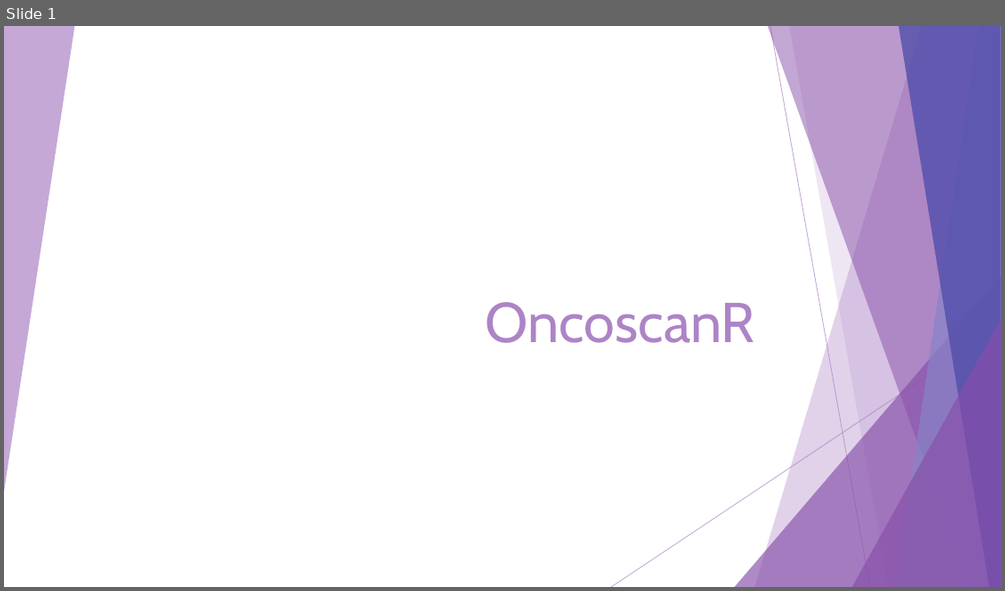
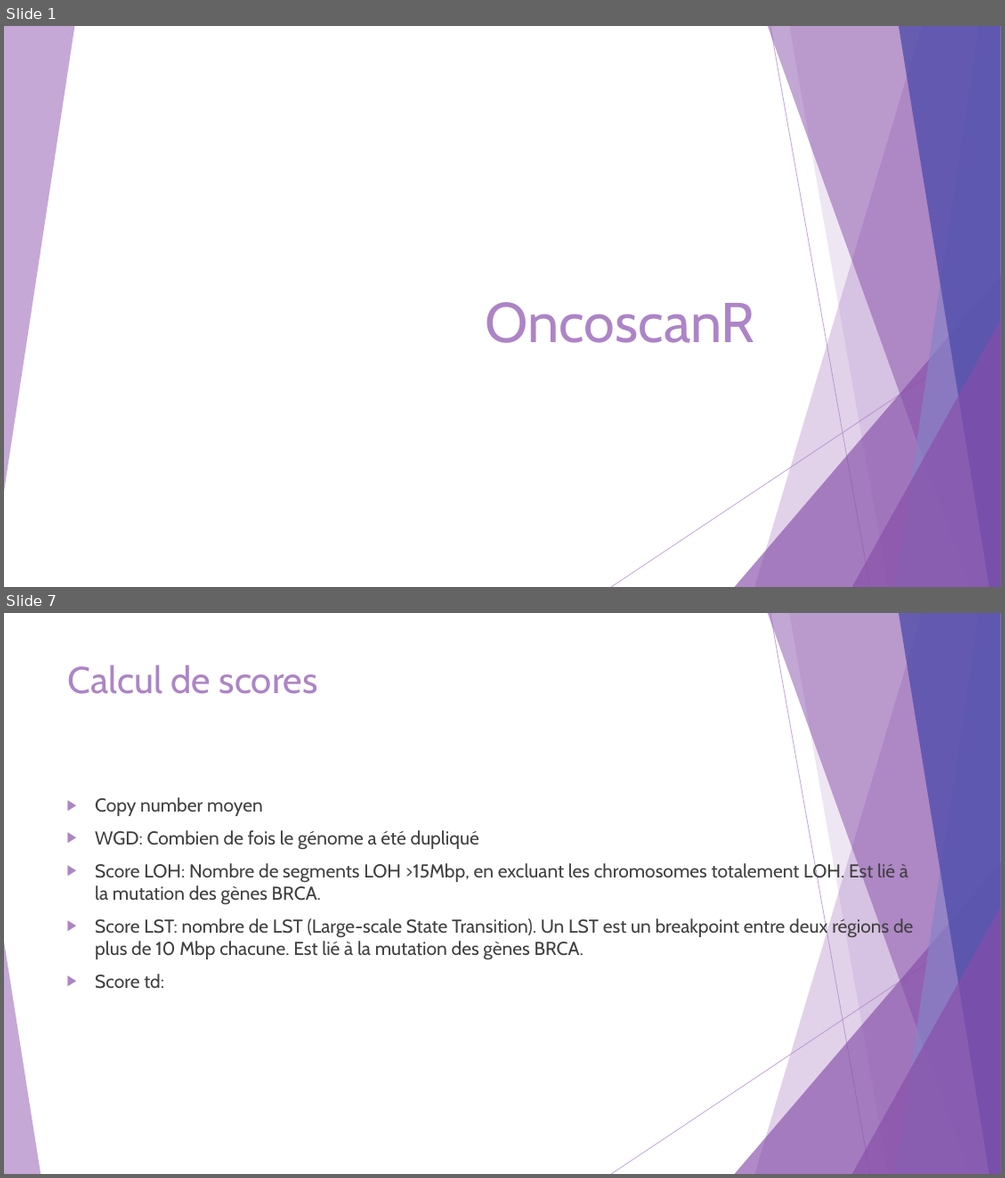
Before and after one commit to Elie-Bordron/DEA-dataviz, a slide deck: docs/docs_I_made/slides/OncoscanR.pptx. Shown one above the other, each under a label of ours: slide 1 before the commit, slides 1 and 7 after it; the slides between them are not shown. The pictures are 1005x591 and 1005x1178 pixels, drawn with LibreOffice and Linux fonts; fonts in the diff are those of the drawing. Boxes give left, top, right and bottom in pixels: in the first picture for what was removed or moved away, otherwise in the second. Text is boxed around its words. In the diff, an @@ line names an element or a change of style, - is before the commit and + after.

```diff
--- a/docs/docs_I_made/slides/OncoscanR.pptx
+++ b/docs/docs_I_made/slides/OncoscanR.pptx
@@ slide 7 added at (x1=4, y1=613, x2=1001, y2=1174), background #FFFFFF; not listed: 9 template elements that a slide beside it also shows @@
@@ title added at (x1=67, y1=665, x2=318, y2=694), 36 pt, text #AD84C6 @@
+Calcul de scores
@@ text added at (x1=95, y1=797, x2=913, y2=989), 18 pt, text #404040 @@
+▶ Copy number moyen
+▶ WGD: Combien de fois le génome a été dupliqué
+▶ Score LOH: Nombre de segments LOH >15Mbp, en excluant les chromosomes totalement LOH. Est lié à la mutation des gènes BRCA.
+▶ Score LST: nombre de LST (Large-scale State Transition). Un LST est un breakpoint entre deux régions de plus de 10 Mbp chacune. Est lié à la mutation des gènes BRCA.
+▶ Score td:
@@ triangle added at (x1=4, y1=941, x2=40, y2=1174), fill #AD84C6 at 70% opacity @@
```
Also in this commit, not shown: 1 slide changed, 5 other slides added, 1 slide removed, 10 other files.
